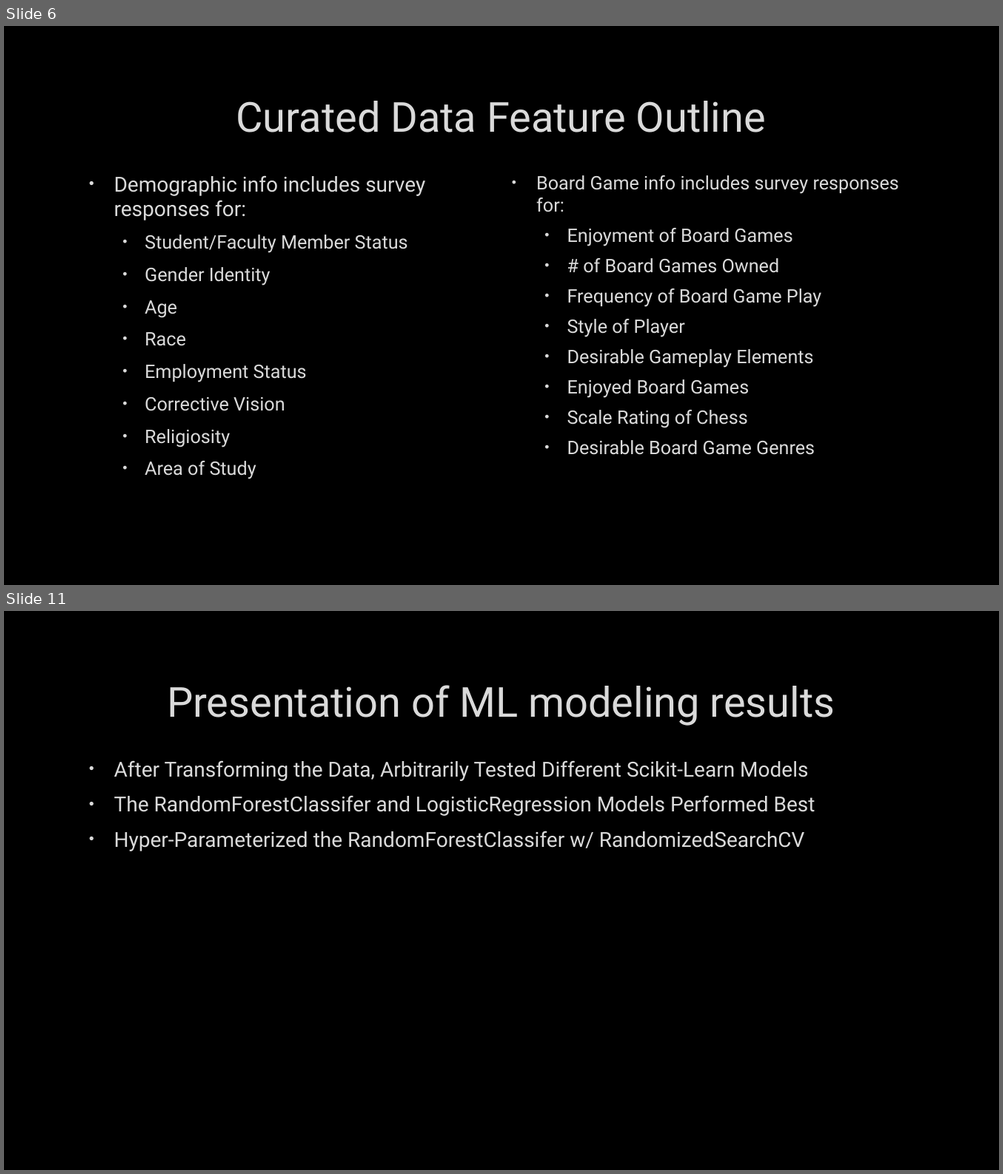
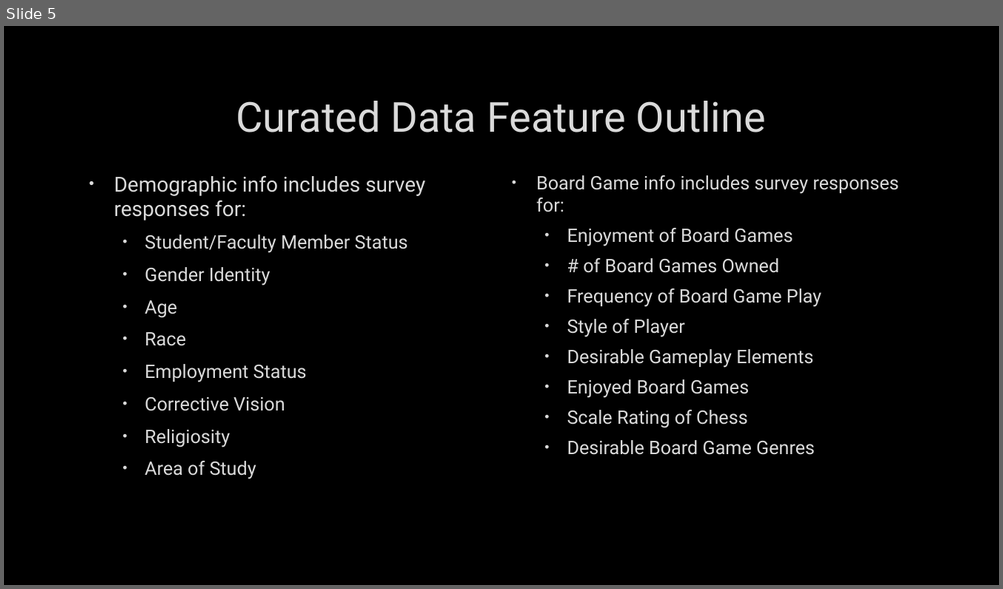
Before and after one commit to sevenwwu/sevenwwu.github.io, a slide deck: write-ups/presentation.pptx. Shown one above the other, each under a label of ours: slides 6 and 11 before the commit, slide 5 after it; the slides between them are not shown. The pictures are 1003x1174 and 1003x589 pixels, drawn with LibreOffice and Linux fonts; fonts in the diff are those of the drawing; background and template pictures are left out. Boxes give left, top, right and bottom in pixels: in the first picture for what was removed or moved away, otherwise in the second. Text is boxed around its words. In the diff, an @@ line names an element or a change of style, - is before the commit and + after.

```diff
--- a/write-ups/presentation.pptx
+++ b/write-ups/presentation.pptx
@@ slide 11 removed at bbox=[4, 611, 999, 1170], background picture (left out) @@
@@ title removed at bbox=[167, 685, 835, 726] @@
-Presentation of ML modeling results
@@ text removed at bbox=[114, 760, 815, 851] @@
-• After Transforming the Data, Arbitrarily Tested Different Scikit-Learn Models
-• The RandomForestClassifer and LogisticRegression Models Performed Best
-• Hyper-Parameterized the RandomForestClassifer w/ RandomizedSearchCV
@@ what was slide 6 is now slide 5 @@
```
Also in this commit, not shown: 7 slides changed, 6 slides added, 1 other slide removed.
